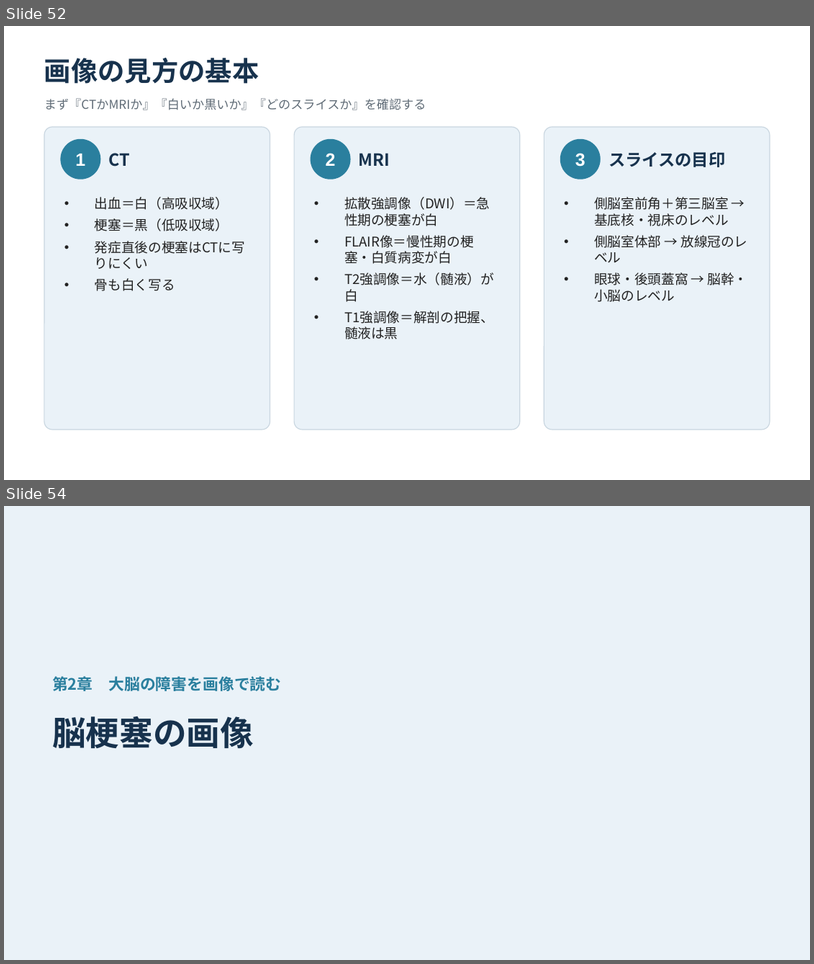
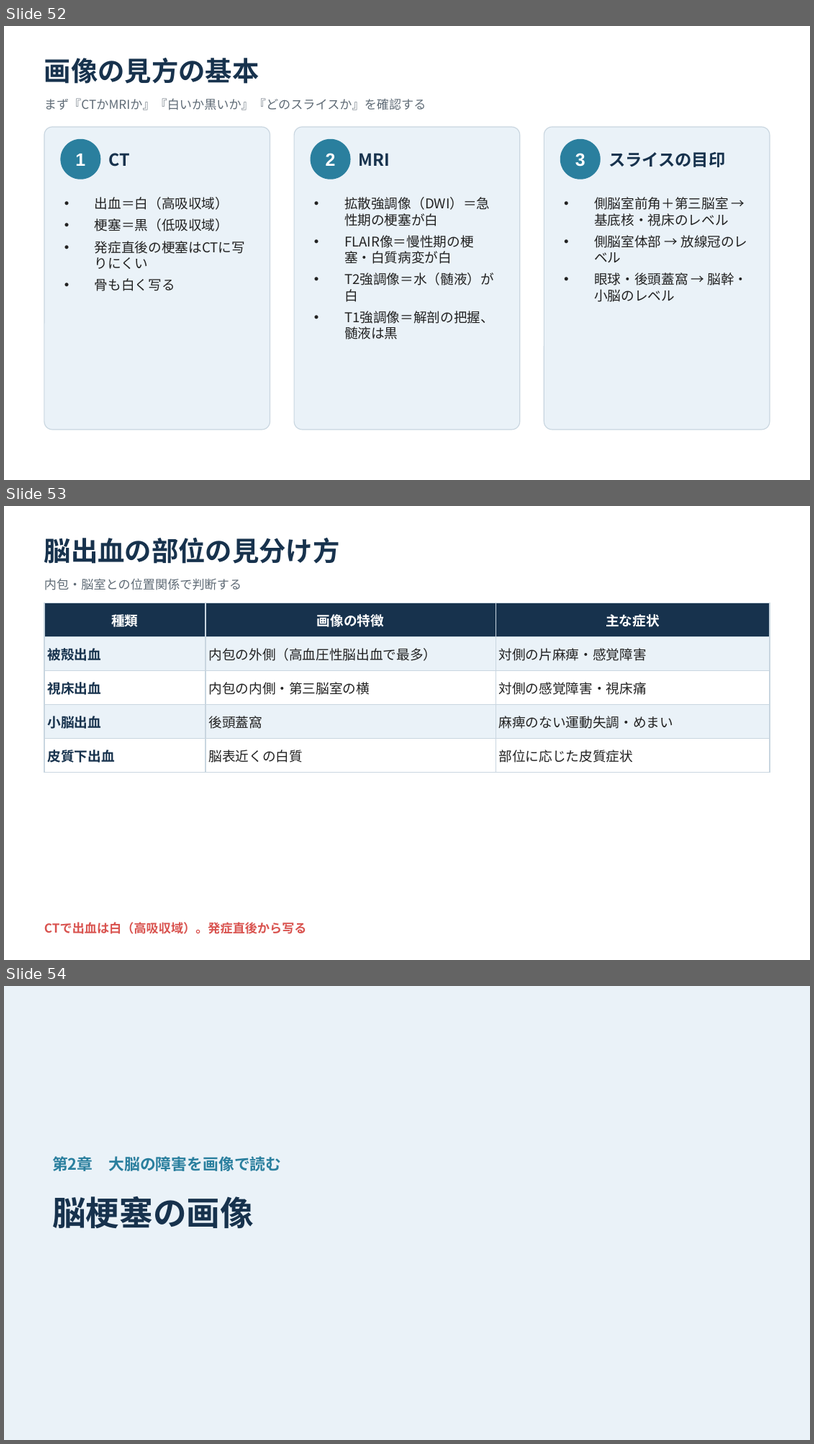
Before and after one commit to snowlife0211-pixel/bookish-fishstick, a slide deck: materials/神経系 総合演習_解説（統合版）.pptx. Shown one above the other, each under a label of ours: slides 52 and 54 before the commit, slides 52, 53 and 54 after it; the slides between them are not shown. The pictures are 814x964 and 814x1444 pixels, drawn with LibreOffice and Linux fonts; fonts in the diff are those of the drawing. Boxes give left, top, right and bottom in pixels: in the first picture for what was removed or moved away, otherwise in the second. Text is boxed around its words. In the diff, an @@ line names an element or a change of style, - is before the commit and + after.

```diff
--- a/materials/神経系 総合演習_解説（統合版）.pptx
+++ b/materials/神経系 総合演習_解説（統合版）.pptx
@@ slide 53 added at (x1=4, y1=506, x2=810, y2=960), background #FFFFFF @@
@@ text added at (x1=44, y1=538, x2=340, y2=564), 24 pt, text #17324D, bold @@
+脳出血の部位の見分け方
@@ text added at (x1=44, y1=578, x2=242, y2=590), 11 pt, text #5F6B76 @@
+内包・脳室との位置関係で判断する
@@ table added at (x1=44, y1=602, x2=770, y2=765), 5 rows, 3 columns @@
+種類 | 画像の特徴 | 主な症状
+被殻出血 | 内包の外側（高血圧性脳出血で最多） | 対側の片麻痺・感覚障害
+視床出血 | 内包の内側・第三脳室の横 | 対側の感覚障害・視床痛
+小脳出血 | 後頭蓋窩 | 麻痺のない運動失調・めまい
+皮質下出血 | 脳表近くの白質 | 部位に応じた皮質症状
@@ text added at (x1=44, y1=921, x2=307, y2=934), 11 pt, text #D9534F, bold @@
+CTで出血は白（高吸収域）。発症直後から写る
```
Also in this commit, not shown: 8 slides changed, 1 other slide added, 2 other files.
